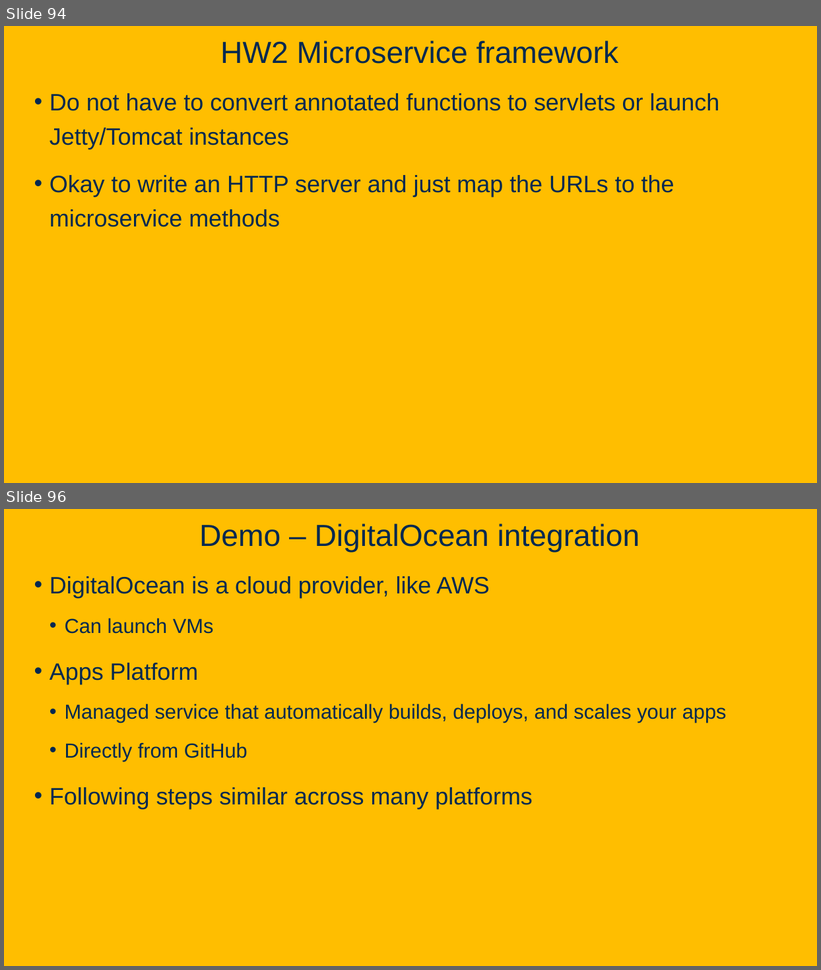
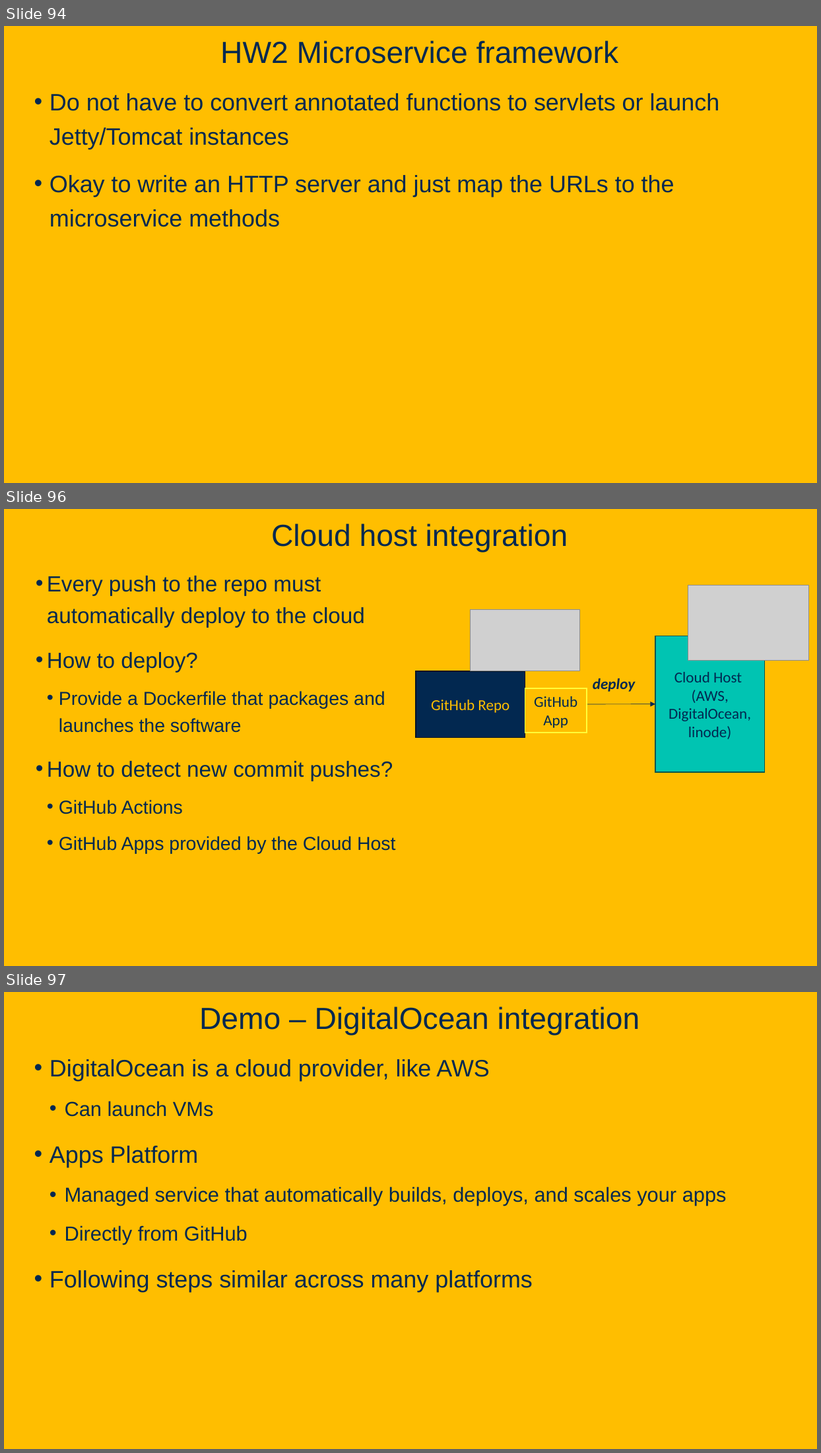
Before and after one commit to davsec-teaching/ecs160-f25, a slide deck: slides/6_software_architecture.pptx. Shown one above the other, each under a label of ours: slides 94 and 96 before the commit, slides 94, 96 and 97 after it; the slides between them are not shown. The pictures are 821x970 and 821x1453 pixels, drawn with LibreOffice and Linux fonts; fonts in the diff are those of the drawing; grey boxes stand for pictures; background and template pictures are left out. Boxes give left, top, right and bottom in pixels: in the first picture for what was removed or moved away, otherwise in the second. Text is boxed around its words. In the diff, an @@ line names an element or a change of style, - is before the commit and + after.

```diff
--- a/slides/6_software_architecture.pptx
+++ b/slides/6_software_architecture.pptx
@@ slide 96 added at (4,509,817,966), background picture (left out) @@
@@ title added at (271,524,568,553), 36 pt, text #022850 @@
+Cloud host integration
@@ text added at (47,576,395,854), 22.2 pt, text #022850 @@
+• Every push to the repo must automatically deploy to the cloud
+• How to deploy?
+  • Provide a Dockerfile that packages and launches the software
+• How to detect new commit pushes?
+  • GitHub Actions
+  • GitHub Apps provided by the Cloud Host
@@ picture added at (688,586,809,661) @@
@@ picture added at (471,610,580,672) @@
@@ rectangle added at (655,636,765,772), fill #00C4B2, outline #00564E 1 pt, 18 pt, text #022850 @@
+Cloud Host
+(AWS, DigitalOcean, linode)
@@ rectangle added at (416,671,525,738), fill #022850, outline #011223 1 pt, 18 pt, text #FFBE00 @@
+GitHub Repo
@@ text added at (593,678,635,692), 18 pt, text #022850, bold, italic @@
+deploy
@@ arrow added from (525, 705) to (655, 704), #022850 0.5 pt @@
@@ rectangle added at (525,689,587,732), fill #FFBE00, outline #FFFF3A 1 pt, 18 pt, text #022850 @@
+GitHub App
@@ what was slide 96 is now slide 97 @@
```
Also in this commit, not shown: 4 slides changed, 1 slide removed, 2 other files.
